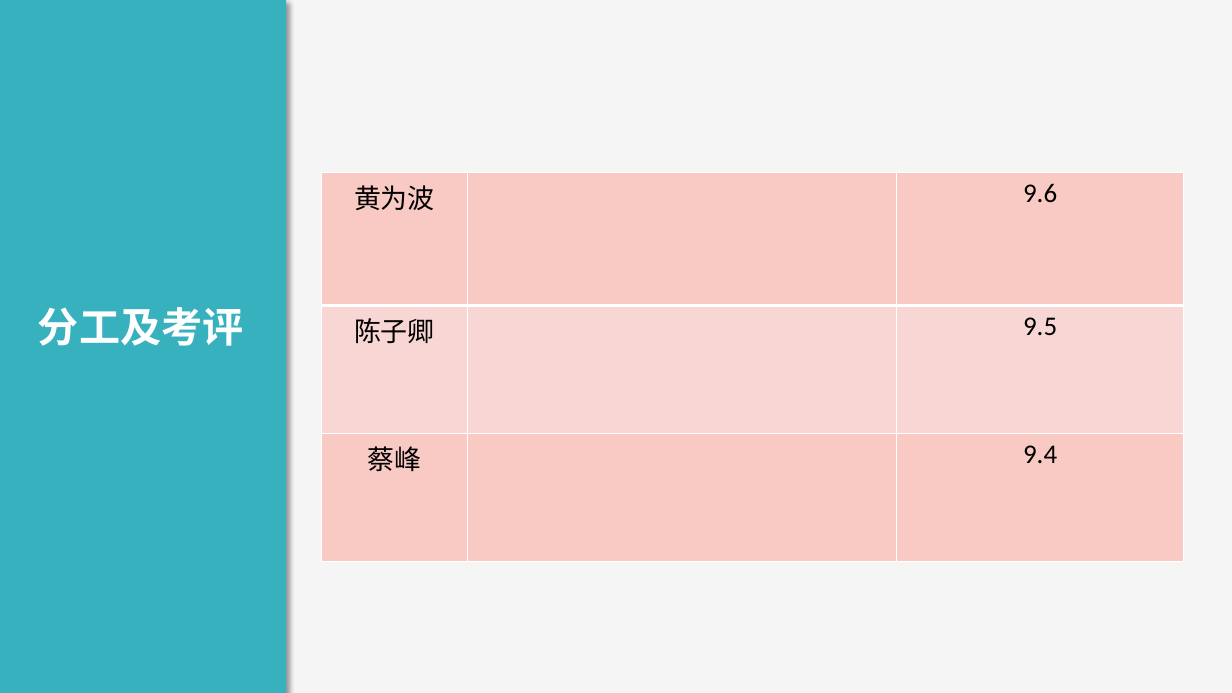
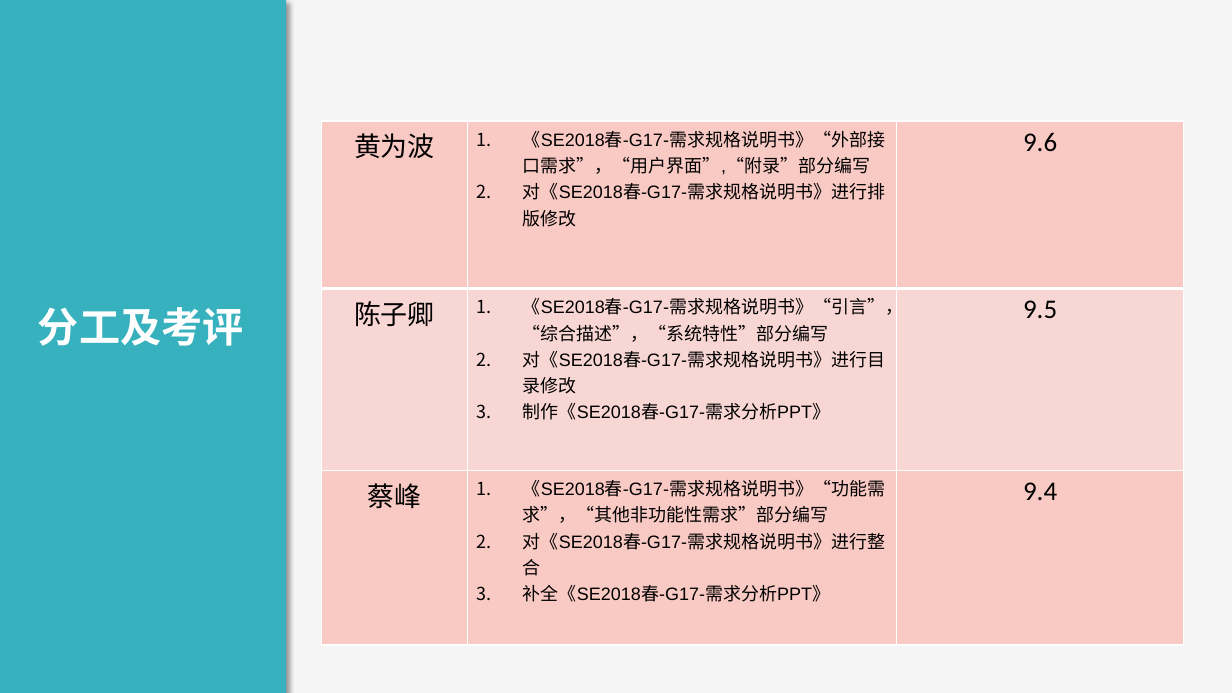
Before and after one commit to boboHh/Wine-APP, a slide deck: slide 22 of SE2018春-G17-需求分析PPT.pptx. Drawn at 1232x693 pixels with LibreOffice and Linux fonts; fonts in the diff are those of the drawing. Boxes give left, top, right and bottom in pixels: in the first picture for what was removed or moved away, otherwise in the second. Text is boxed around its words. In the diff, an @@ line names an element or a change of style, - is before the commit and + after.

Commit message:
补全《SE2018春-G17-需求分析PPT》

```diff
--- a/SE2018春-G17-需求分析PPT.pptx
+++ b/SE2018春-G17-需求分析PPT.pptx
@@ table at bbox=[322, 121, 1184, 645] @@
-row 1, column 2: 
+row 1, column 2: 《SE2018春-G17-需求规格说明书》“外部接口需求”，“用户界面”,“附录”部分编写 / 对《SE2018春-G17-需求规格说明书》进行排版修改
-row 2, column 2: 
+row 2, column 2: 《SE2018春-G17-需求规格说明书》“引言”，“综合描述”，“系统特性”部分编写 / 对《SE2018春-G17-需求规格说明书》进行目录修改 / 制作《SE2018春-G17-需求分析PPT》
-row 3, column 2: 
+row 3, column 2: 《SE2018春-G17-需求规格说明书》“功能需求”，“其他非功能性需求”部分编写 / 对《SE2018春-G17-需求规格说明书》进行整合 / 补全《SE2018春-G17-需求分析PPT》
@@ table: place and size @@
-table at bbox=[322, 173, 1184, 563]
+table at bbox=[322, 121, 1184, 645]
```
Also in this commit, not shown: 1 other slide changed.
